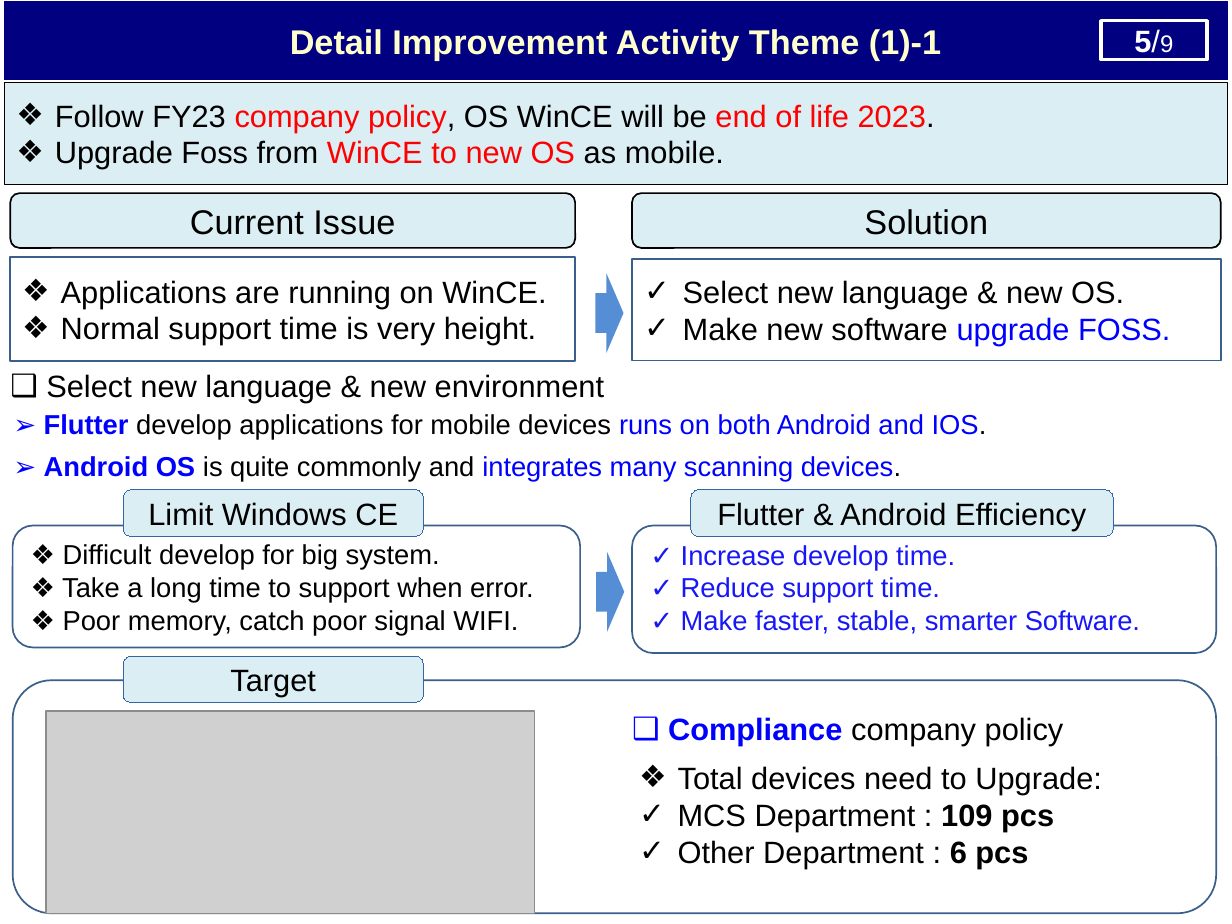
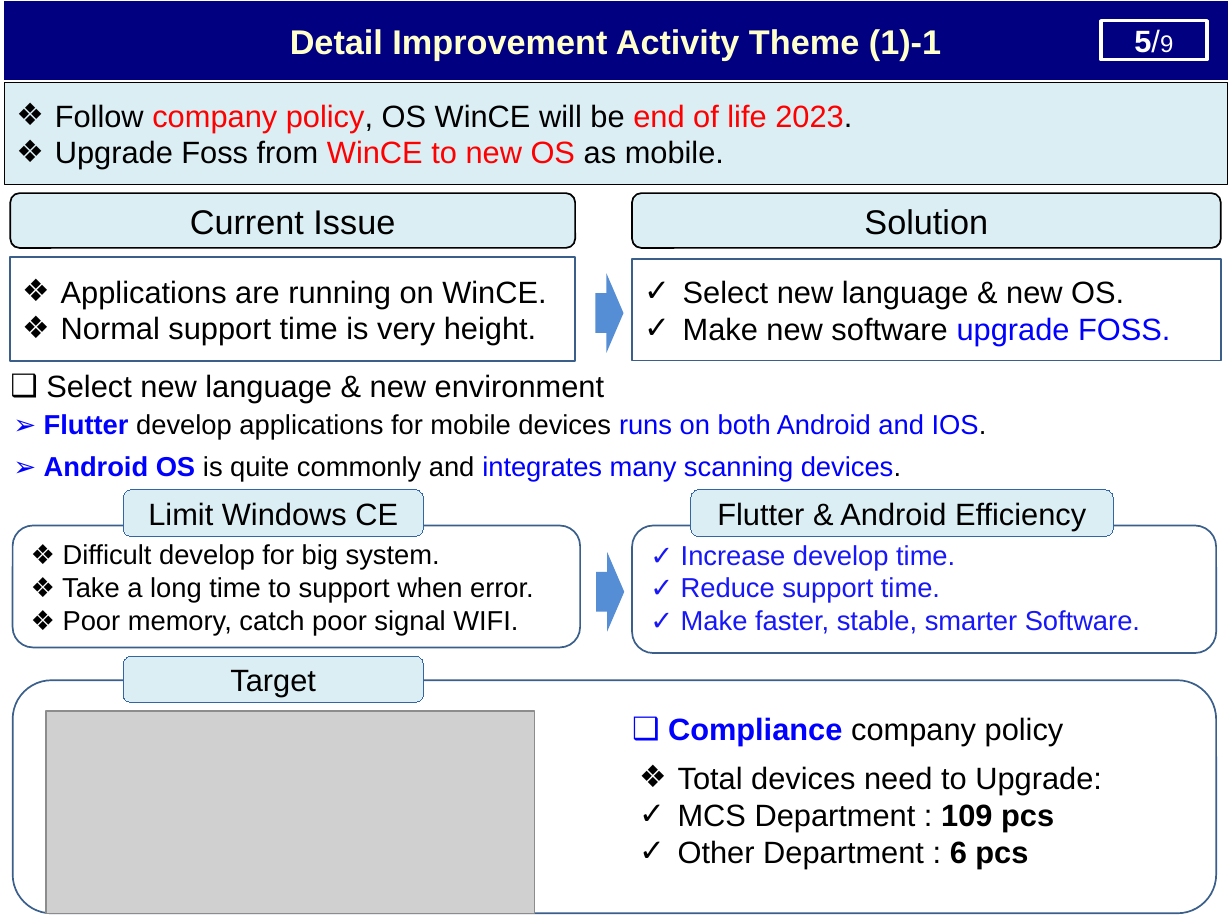
Before and after one commit to thietbicongnghevietnam/ReportPSNV, a slide deck: slide 6 of Report_Nguyen Nhu Minh_V5.pptx. Drawn at 1232x924 pixels with LibreOffice and Linux fonts; fonts in the diff are those of the drawing; grey boxes stand for pictures. Boxes give left, top, right and bottom in pixels: in the first picture for what was removed or moved away, otherwise in the second. Text is boxed around its words. In the diff, an @@ line names an element or a change of style, - is before the commit and + after.

```diff
--- a/Report_Nguyen Nhu Minh_V5.pptx
+++ b/Report_Nguyen Nhu Minh_V5.pptx
@@ text in rectangle at [55,104,852,132]: text changed @@
-❖ Follow FY23 company policy, OS WinCE will be end of life 2023.
+❖ Follow company policy, OS WinCE will be end of life 2023.
```
Also in this commit, not shown: 4 other slides changed, 1 other file.
